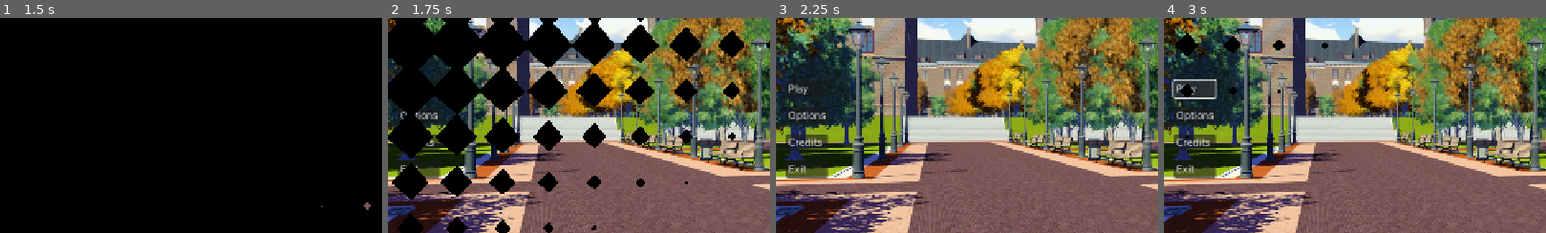
Above: before the commit, frames 1-4 (left to right).
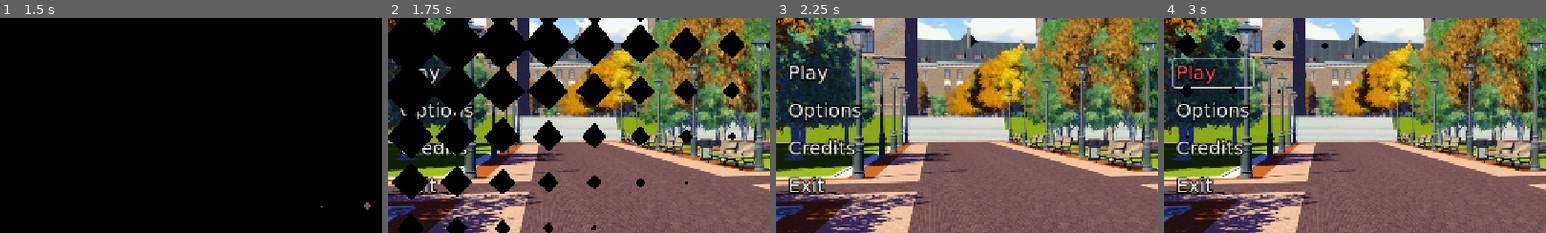
Above: after the commit, the same moments.

Repository: rakugoteam/The-Question
Game: Godot game, scene res://scenes/Bootstrap/bootstrap.tscn
The game is run twice, just before and just after one commit, with the same random seed, the same clock (stepped at 60 frames per second) and the same inputs. The engine's default icon, where the game draws it, is replaced by a stand-in: a white triangle on a blue panel in a dark square.
Inputs (mouse positions are % of the whole screen's width and height, from its top left):
- Up to frame 1 (1.5 s): tap Enter (ui_accept) at 0.5, 0.77, 1.25 s; move the mouse to (72, 45) at 0.52 s; hold D (move_right) 0.53-1.25 s; tap E (interact) at 0.6 s; click (72, 45) at 0.67 s; drag from (30, 55) to (45, 70) at 1.27 s
- Up to frame 2 (1.75 s): no input
- Up to frame 3 (2.25 s): move the mouse to (60, 28) at 2.02 s; hold D (move_right) from 2.03 s (still down); hold Shift from 2.03 s (still down)
- Up to frame 4 (3 s): release D (move_right) at 2.75 s; release Shift at 2.75 s; click "Play" at 2.75 s
The pictures show only the part of the screen within x 0-50%, y 31-81%; the shares and areas given below are measured in that part.

Frame 1 is identical in both runs. In frame 2, 1.7% of the frame differs, in the area x 2-23%, y 22-82%; in frame 3, 4.0%; in frame 4, 4.8%, in the area x 2-24%, y 18-82%.
Error in both runs: Cannot call method 'get_error' on a null value. (res://addons/icons-fonts/icons_fonts/IconsFonts.gd:57)

Commit message:
style main menu

Diff:
--- a/project.godot
+++ b/project.godot
@@ -60,7 +60,7 @@
 
 [editor_plugins]
 
-enabled=PackedStringArray("res://addons/Rakugo/plugin.cfg",  …(217 unchanged characters)… go_regex_lab/plugin.cfg", "res://addons/theme_gen/plugin.cfg", "res://addons/visualnovelkit/plugin.cfg")
+enabled=PackedStringArray("res://addons/Rakugo/plugin.cfg",  …(217 unchanged characters)… go_regex_lab/plugin.cfg", "res://addons/visualnovelkit/plugin.cfg")
 
 [gui]
 
--- a/scenes/MainMenu/MainMenu.tscn
+++ b/scenes/MainMenu/MainMenu.tscn
@@ -1,6 +1,7 @@
-[gd_scene load_steps=9 format=3 uid="uid://c6k5nnpbypshi"]
+[gd_scene load_steps=10 format=3 uid="uid://c6k5nnpbypshi"]
 
 [ext_resource type="Script" uid="uid://2cvjfseljf2o" path="res://scenes/MainMenu/MainMenu.gd" id="1"]
+[ext_resource type="Theme" uid="uid://bubl284qwoqf8" path="res://the_question_theme.tres" id="1_7j8ul"]
 [ext_resource type="PackedScene" uid="uid://t2dui8ppm3a4" path="res://scenes/Credits/Credits.tscn" id="3_5dhvp"]
 [ext_resource type="Texture2D" uid="uid://bo6v222eqei2e" path="res://the_question-og/game/gui/main_menu.png" id="3_r8q81"]
 [ext_resource type="PackedScene" uid="uid://bkcsjsk2ciff" path="res://addons/rakugo_game_template/MusicPlayers/BackgroundMusicPlayer.tscn" id="4_w8sbm"]
@@ -26,6 +27,7 @@
 anchor_bottom = 1.0
 grow_horizontal = 2
 grow_vertical = 2
+theme = ExtResource("1_7j8ul")
 script = ExtResource("1")
 
 [node name="BackgroundMusicPlayer" parent="." instance=ExtResource("4_w8sbm")]
@@ -117,35 +119,41 @@
 unique_name_in_owner = true
 layout_mode = 2
 text = "Continue"
+flat = true
 alignment = 0
 
 [node name="PlayButton" type="Button" parent="VBoxContainer/MarginContainer/HBoxContainer/MenuButtons"]
 unique_name_in_owner = true
 layout_mode = 2
 text = "Play"
+flat = true
 alignment = 0
 
 [node name="LoadButton" type="Button" parent="VBoxContainer/MarginContainer/HBoxContainer/MenuButtons"]
 unique_name_in_owner = true
 layout_mode = 2
 text = "Load"
+flat = true
 alignment = 0
 
 [node name="OptionsButton" type="Button" parent="VBoxContainer/MarginContainer/HBoxContainer/MenuButtons"]
 layout_mode = 2
 text = "Options
 "
+flat = true
 alignment = 0
 
 [node name="CreditsButton" type="Button" parent="VBoxContainer/MarginContainer/HBoxContainer/MenuButtons"]
 layout_mode = 2
 text = "Credits"
+flat = true
 alignment = 0
 
 [node name="ExitButton" type="Button" parent="VBoxContainer/MarginContainer/HBoxContainer/MenuButtons"]
 unique_name_in_owner = true
 layout_mode = 2
 text = "Exit"
+flat = true
 alignment = 0
 
 [node name="CreditsContainer" parent="VBoxContainer/MarginContainer/HBoxContainer" instance=ExtResource("3_5dhvp")]
--- /dev/null
+++ b/the_question_theme.tres
@@ -0,0 +1,12 @@
+[gd_resource type="Theme" format=3 uid="uid://bubl284qwoqf8"]
+
+[resource]
+Button/colors/font_color = Color(1, 1, 1, 1)
+Button/colors/font_focus_color = Color(0.996078, 0.996078, 0.996078, 1)
+Button/colors/font_hover_color = Color(0.996078, 0.321569, 0.321569, 1)
+Button/colors/font_hover_pressed_color = Color(0.65098, 0, 0, 1)
+Button/colors/font_outline_color = Color(0, 0, 0, 1)
+Button/colors/font_pressed_color = Color(0.996078, 0, 0, 1)
+Button/constants/outline_size = 8
+Button/font_sizes/font_size = 32
+Label/font_sizes/font_size = 32
